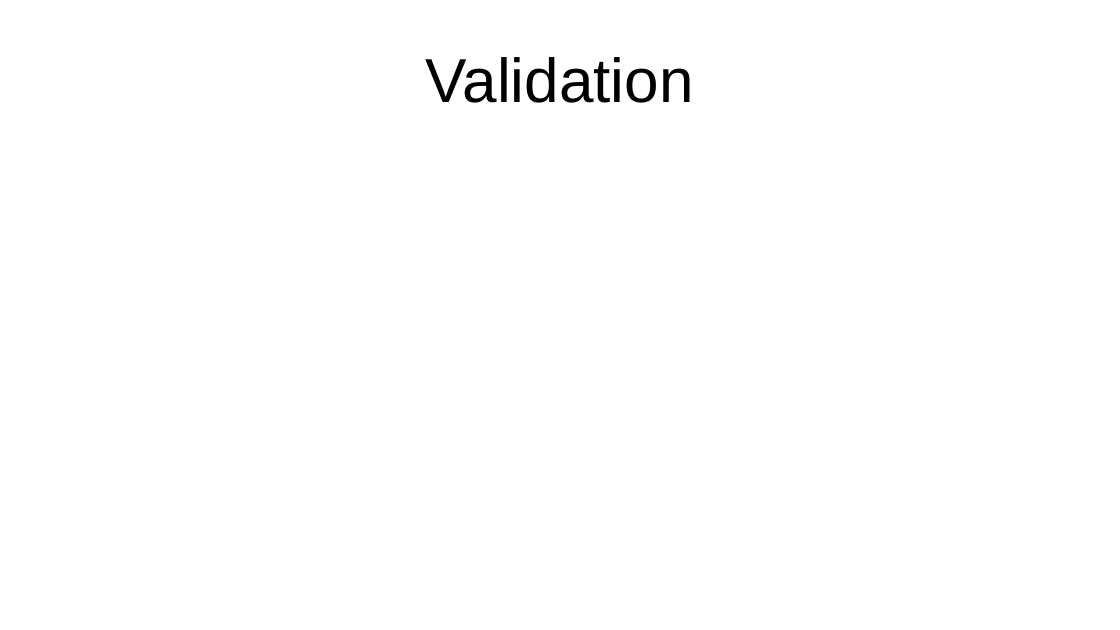
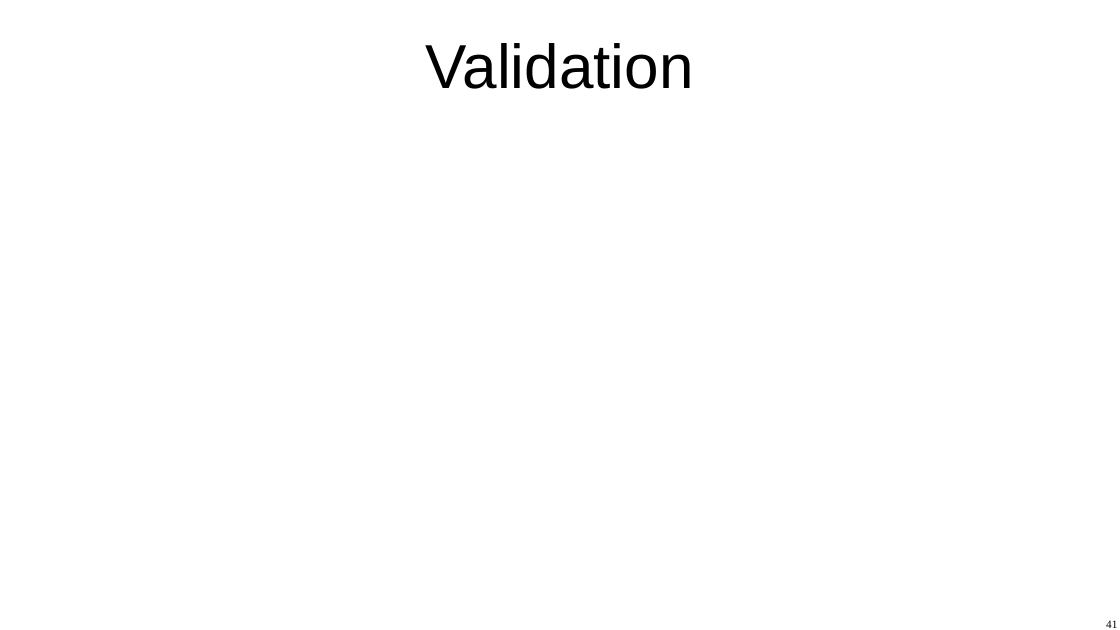
Before and after one commit to XibrenX/MasterThesis, a slide deck: slide 41 of slides/presentatie.odp (slide 35 before the commit). Drawn at 1120x630 pixels with LibreOffice and Linux fonts; fonts in the diff are those of the drawing. Boxes give left, top, right and bottom in pixels: in the first picture for what was removed or moved away, otherwise in the second. Text is boxed around its words. In the diff, an @@ line names an element or a change of style, - is before the commit and + after.

```diff
--- a/slides/presentatie.odp
+++ b/slides/presentatie.odp
@@ title "Validation": place and size @@
-title "Validation" at [426,57,694,103]
+title "Validation" at [426,43,694,89]
@@ page number added at [1106,620,1117,628], 8 pt, text #000000 @@
+41
```
Also in this commit, not shown: 34 other slides changed, 7 slides added, 1 slide removed, 5 other files.
